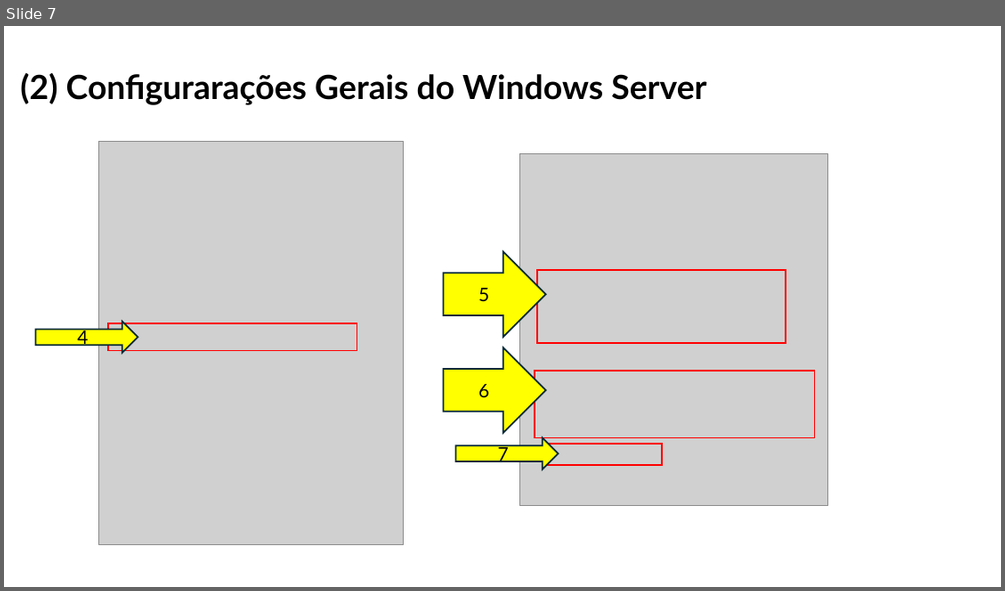
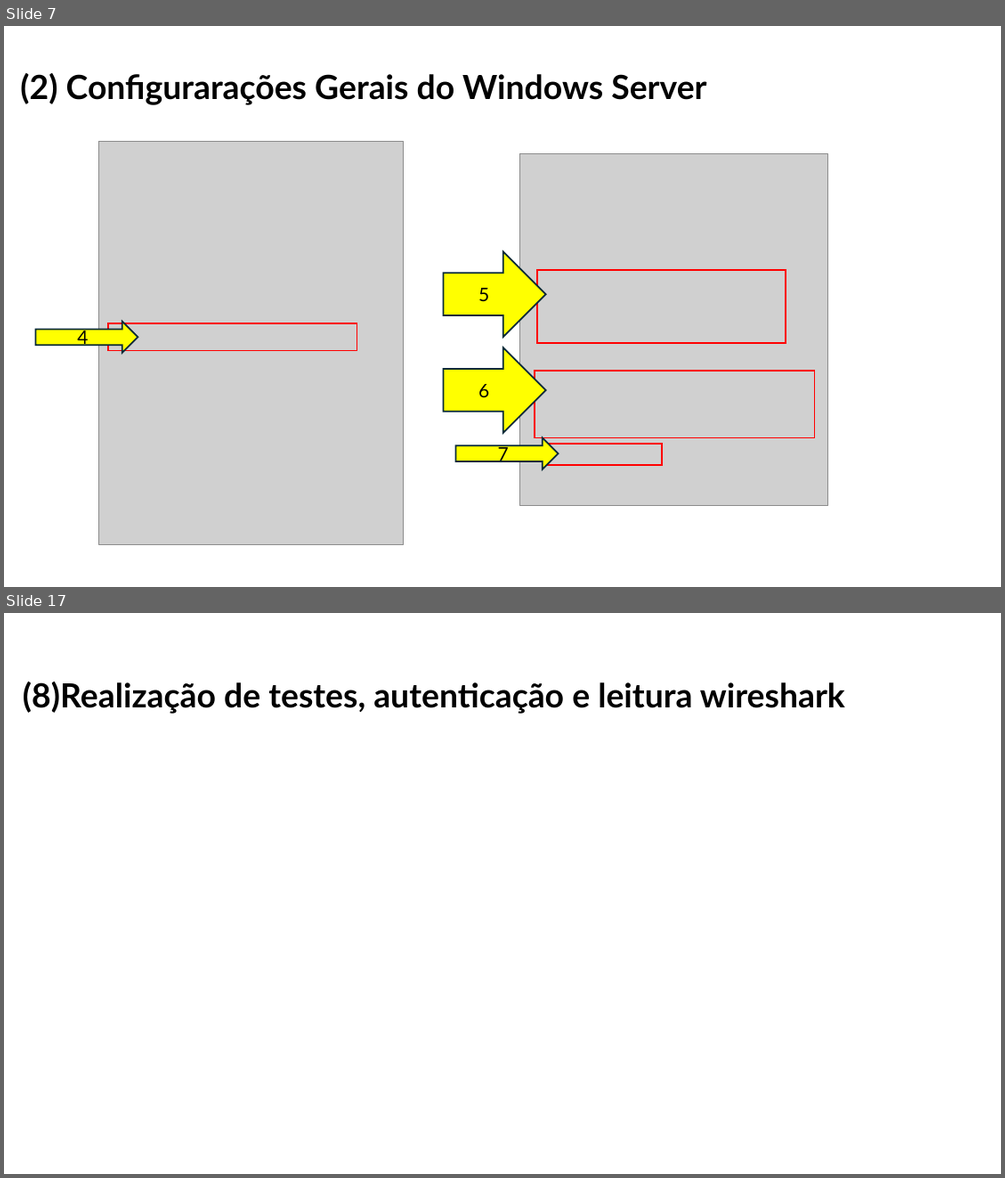
Before and after one commit to orlandonss/TrabalhoSR2, a slide deck: Relatorio_Tutoriais_Workshop/WORKSHOP WINDOWS AD DS & LINUX SERVICES.pptx. Shown one above the other, each under a label of ours: slide 7 before the commit, slides 7 and 17 after it; the slides between them are not shown. The pictures are 1005x591 and 1005x1178 pixels, drawn with LibreOffice and Linux fonts; fonts in the diff are those of the drawing; grey boxes stand for pictures. Boxes give left, top, right and bottom in pixels: in the first picture for what was removed or moved away, otherwise in the second. Text is boxed around its words. In the diff, an @@ line names an element or a change of style, - is before the commit and + after.

```diff
--- a/Relatorio_Tutoriais_Workshop/WORKSHOP WINDOWS AD DS & LINUX SERVICES.pptx
+++ b/Relatorio_Tutoriais_Workshop/WORKSHOP WINDOWS AD DS & LINUX SERVICES.pptx
@@ slide 17 added at (4,613,1001,1174), background #FFFFFF @@
@@ title added at (23,682,845,714), 32 pt, text #000000, bold @@
+(8)Realização de testes, autenticação e leitura wireshark
```
Also in this commit, not shown: 3 slides changed, 10 other slides added, 2 slides removed, 1 other file.
